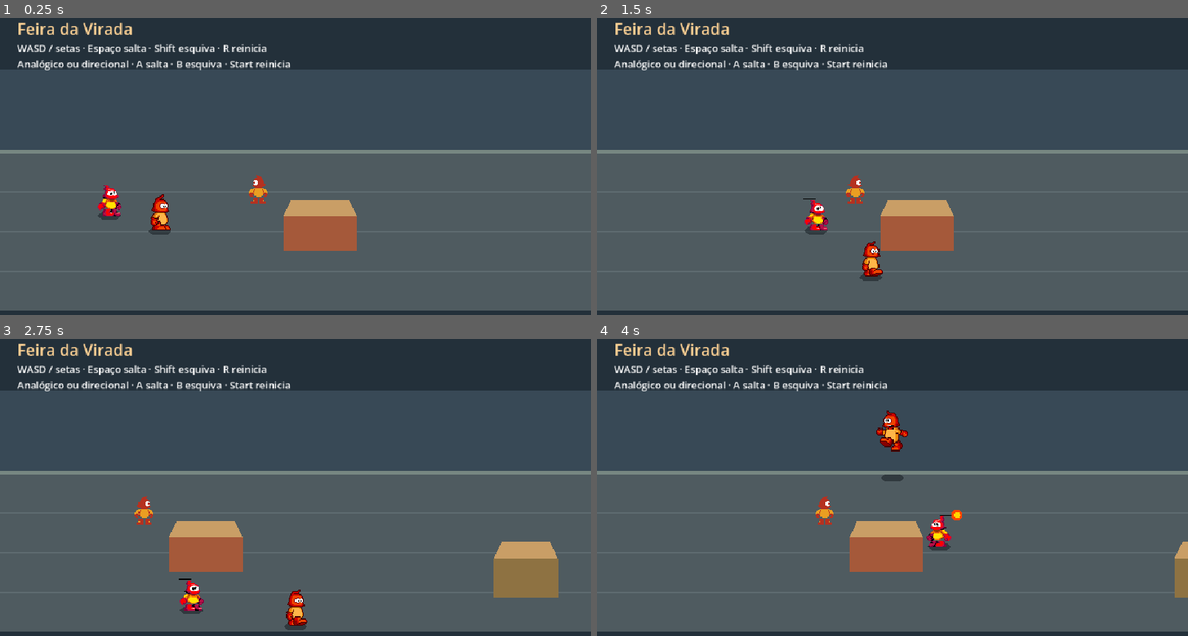
Above: before the commit, frames 1-4 (two rows, left to right).
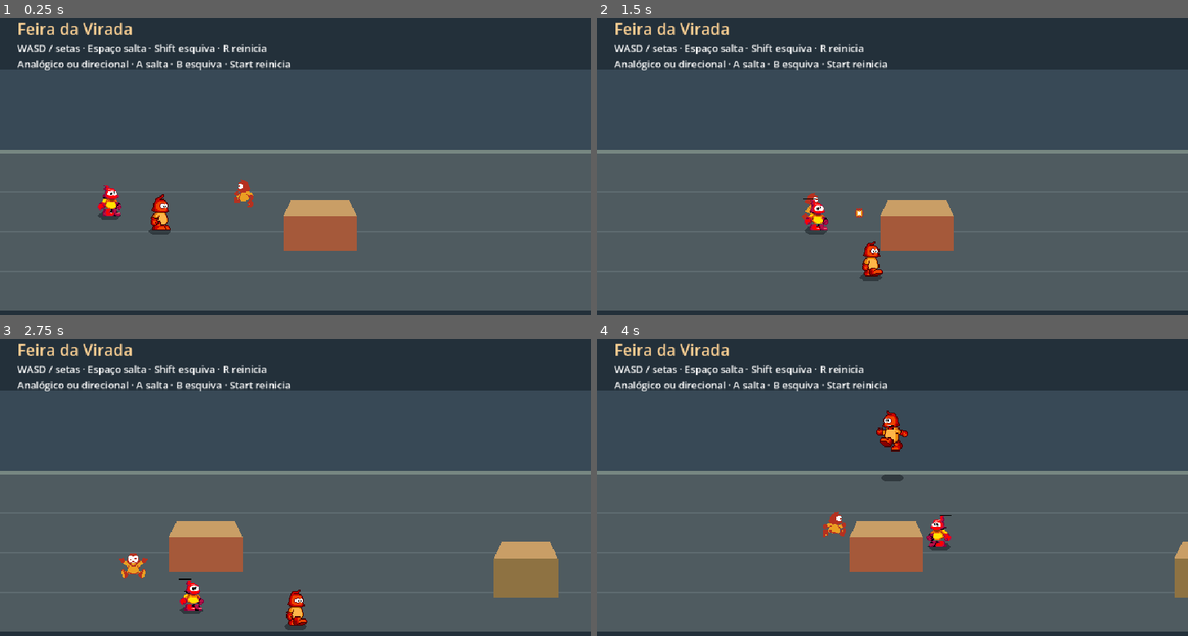
Above: after the commit, the same moments.

Repository: JefferssonAllves/GameDev
Game: Godot game, scene res://game/arena.tscn
The game is run twice, just before and just after one commit, with the same random seed, the same clock (stepped at 60 frames per second) and the same inputs.
Inputs (mouse positions are in pixels of both pictures, inside the frame that each line leads up to):
- Up to frame 1 (0.25 s): no input
- Up to frame 2 (1.5 s): tap Enter at 0.5 s; move the mouse to (1022, 154) at 0.52 s; hold D (move_right) 0.53-1.28 s; tap Shift (dash) at 0.6, 1.35 s; click (1022, 154) at 0.67 s; tap Space (jump) at 0.77, 1.07 s; move the mouse to (774, 187) at 1.27 s; hold S (move_down) from 1.28 s (still down)
- Up to frame 3 (2.75 s): tap Space (jump) at 1.52, 1.82 s; move the mouse to (354, 419) at 2.02 s; release S (move_down) at 2.03 s; hold D (move_right) from 2.03 s (still down); tap Shift (dash) at 2.1 s
- Up to frame 4 (4 s): move the mouse to (862, 555) at 2.77 s; release D (move_right) at 2.78 s; hold W (move_up) 2.78-3.53 s; tap Shift (dash) at 2.85, 3.6 s; click (862, 555) at 2.92 s; tap Space (jump) at 3.02, 3.32, 3.77 s; move the mouse to (1069, 540) at 3.52 s; hold A (move_left) from 3.53 s (still down)

The runs differ from the first frame. In frame 1, 0.3% of the frame differs, in the area x 39-46%, y 52-64%; in frame 2, 0.3%; in frame 3, 0.4%; in frame 4, 0.4%, in the area x 37-62%, y 52-67%.

Commit message:
Anima o segundo inimigo e alterna perseguição com disparos

Diff:
--- a/game/fire_enemy.gd
+++ b/game/fire_enemy.gd
@@ -1,29 +1,102 @@
-extends Node2D
+extends CharacterBody2D
 
 const Fireball := preload("res://game/fireball.gd")
-const SHOT_INTERVAL := 1.6
-const ATTACK_RANGE := 420.0
+const CHASE_SPEED := 105.0
+const ATTACK_RANGE := 225.0
+const DETECTION_RANGE := 460.0
+const CHASE_TIME := 0.8
+const WINDUP_TIME := 0.4
+const RECOVERY_TIME := 0.35
+
+const IDLE := Rect2(6, 37, 20, 31)
+const WALK := [
+	Rect2(30, 37, 21, 31), Rect2(53, 37, 21, 31), Rect2(76, 37, 21, 31),
+	Rect2(101, 37, 20, 31), Rect2(214, 37, 19, 31), Rect2(235, 37, 19, 31),
+	Rect2(258, 37, 22, 31), Rect2(282, 37, 21, 31),
+]
+const WINDUP := [Rect2(125, 37, 25, 31), Rect2(178, 41, 32, 27)]
+const RELEASE := [Rect2(154, 43, 20, 25), Rect2(305, 37, 21, 31), Rect2(328, 37, 20, 31)]
 
 @export var target: CharacterBody2D
 
 @onready var sprite: Sprite2D = $Sprite
+@onready var navigation: NavigationAgent2D = $NavigationAgent2D
 
-var cooldown := SHOT_INTERVAL
+var chase_left := CHASE_TIME
+var attack_time := -1.0
+var walk_time := 0.0
 
 
 func _physics_process(delta: float) -> void:
 	if not is_instance_valid(target):
-		return
-	var aim := target.global_position - global_position
-	if aim.length_squared() > ATTACK_RANGE * ATTACK_RANGE or aim.is_zero_approx():
-		return
-	sprite.flip_h = aim.x < 0.0
-	cooldown -= delta
-	if cooldown > 0.0:
+		attack_time = -1.0
+		_show_pose(IDLE)
 		return
 
-	cooldown = SHOT_INTERVAL
-	var fireball := Fireball.new()
-	fireball.direction = aim.normalized()
-	get_parent().add_child(fireball)
-	fireball.global_position = global_position
+	var aim := global_position.direction_to(target.global_position)
+	var distance := global_position.distance_to(target.global_position)
+	if attack_time >= 0.0:
+		_update_attack(delta, aim)
+		return
+	if distance > DETECTION_RANGE:
+		_show_pose(IDLE)
+		return
+
+	chase_left -= delta
+	if chase_left <= 0.0 and distance <= ATTACK_RANGE and aim != Vector2.ZERO:
+		var ray := PhysicsRayQueryParameters2D.create(global_position, target.global_position, 1)
+		if get_world_2d().direct_space_state.intersect_ray(ray).is_empty():
+			attack_time = 0.0
+			_face(aim)
+			_show_pose(WINDUP[0])
+			return
+	_chase(delta)
+
+
+func _chase(delta: float) -> void:
+	if NavigationServer2D.map_get_iteration_id(navigation.get_navigation_map()) == 0:
+		return
+	if navigation.target_position.distance_squared_to(target.global_position) > 64.0:
+		navigation.target_position = target.global_position
+	var waypoint := navigation.get_next_path_position()
+	velocity = ((waypoint - global_position) / delta).limit_length(CHASE_SPEED)
+	move_and_slide()
+	var movement := get_real_velocity()
+	if movement.length_squared() <= 1.0:
+		_show_pose(IDLE)
+		return
+	_face(movement)
+	walk_time += delta
+	_show_pose(WALK[int(walk_time * 12.0) % WALK.size()])
+
+
+func _update_attack(delta: float, aim: Vector2) -> void:
+	var previous_time := attack_time
+	attack_time += delta
+	if previous_time < WINDUP_TIME:
+		_face(aim)
+		if attack_time >= WINDUP_TIME and aim != Vector2.ZERO:
+			var fireball := Fireball.new()
+			fireball.direction = aim
+			fireball.material = sprite.material
+			fireball.texture_filter = TEXTURE_FILTER_NEAREST
+			fireball.position = position
+			get_parent().add_child(fireball)
+	if attack_time < WINDUP_TIME:
+		_show_pose(WINDUP[int(attack_time * WINDUP.size() / WINDUP_TIME)])
+	elif attack_time < WINDUP_TIME + RECOVERY_TIME:
+		var frame := int((attack_time - WINDUP_TIME) * RELEASE.size() / RECOVERY_TIME)
+		_show_pose(RELEASE[mini(frame, RELEASE.size() - 1)])
+	else:
+		attack_time = -1.0
+		chase_left = CHASE_TIME
+
+
+func _face(direction: Vector2) -> void:
+	if absf(direction.x) > 0.01:
+		sprite.flip_h = direction.x < 0.0
+
+
+func _show_pose(region: Rect2) -> void:
+	sprite.region_rect = region
+	sprite.position.y = -region.size.y * sprite.scale.y / 2.0
--- a/game/fire_enemy.tscn
+++ b/game/fire_enemy.tscn
@@ -17,8 +17,21 @@
 [sub_resource type="ShaderMaterial" id="SpriteMaterial"]
 shader = SubResource("SpriteBackground")
 
-[node name="FireEnemy" type="Node2D"]
+[sub_resource type="RectangleShape2D" id="Feet"]
+size = Vector2(28, 16)
+
+[node name="FireEnemy" type="CharacterBody2D"]
+collision_layer = 0
+collision_mask = 1
+motion_mode = 1
 script = ExtResource("1")
+
+[node name="Feet" type="CollisionShape2D" parent="."]
+shape = SubResource("Feet")
+
+[node name="NavigationAgent2D" type="NavigationAgent2D" parent="."]
+path_desired_distance = 5.0
+target_desired_distance = 30.0
 
 [node name="Sprite" type="Sprite2D" parent="."]
 texture_filter = 1
@@ -27,4 +40,4 @@
 scale = Vector2(1.5, 1.5)
 texture = ExtResource("2")
 region_enabled = true
-region_rect = Rect2(5, 36, 22, 32)
+region_rect = Rect2(6, 37, 20, 31)
--- a/game/fireball.gd
+++ b/game/fireball.gd
@@ -1,18 +1,23 @@
 extends Node2D
 
+const SHEET := preload("res://sprites/aleatoria/inimigo2.png")
+const FIRE_FRAME_X := [209, 227, 245]
 const SPEED := 280.0
 const SCENARIO_AND_PLAYER_MASK := 3
 
 var direction := Vector2.RIGHT
 var lifetime := 2.0
+var animation_time := 0.0
 
 
 func _draw() -> void:
-	draw_circle(Vector2(0, -24), 9.0, Color.ORANGE_RED)
-	draw_circle(Vector2(0, -24), 5.0, Color.GOLD)
+	var frame := int(animation_time * 15.0) % FIRE_FRAME_X.size()
+	draw_texture_rect_region(SHEET, Rect2(-10, -36, 20, 20), Rect2(FIRE_FRAME_X[frame], 89, 16, 16))
 
 
 func _physics_process(delta: float) -> void:
+	animation_time += delta
+	queue_redraw()
 	lifetime -= delta
 	if lifetime <= 0.0:
 		queue_free()
Not shown, changed: .project-map/project-map.manifest.json
Not shown, changed: .project-map/project-map.md
Not shown, changed: docs/level-design.md
